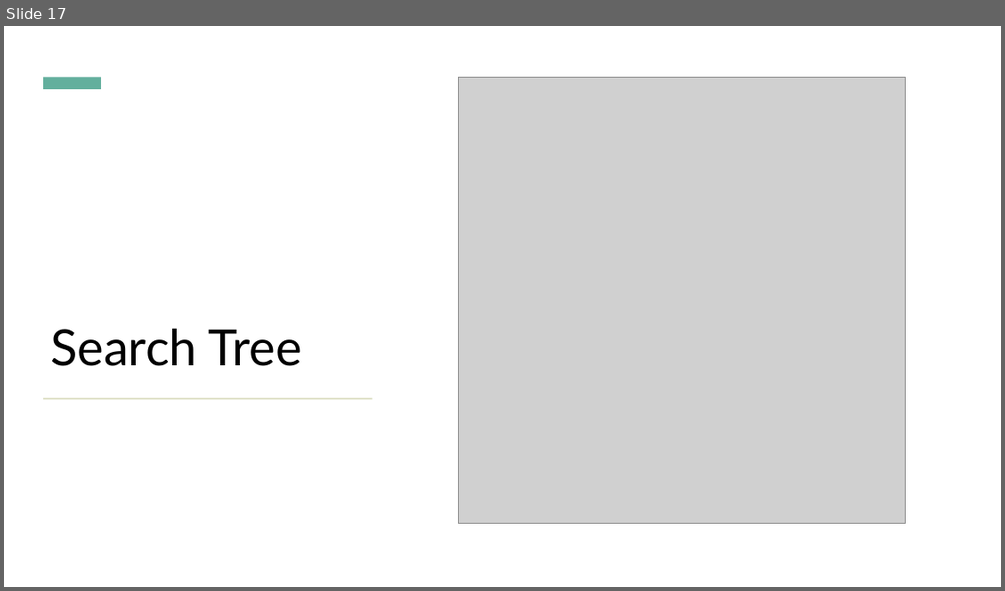
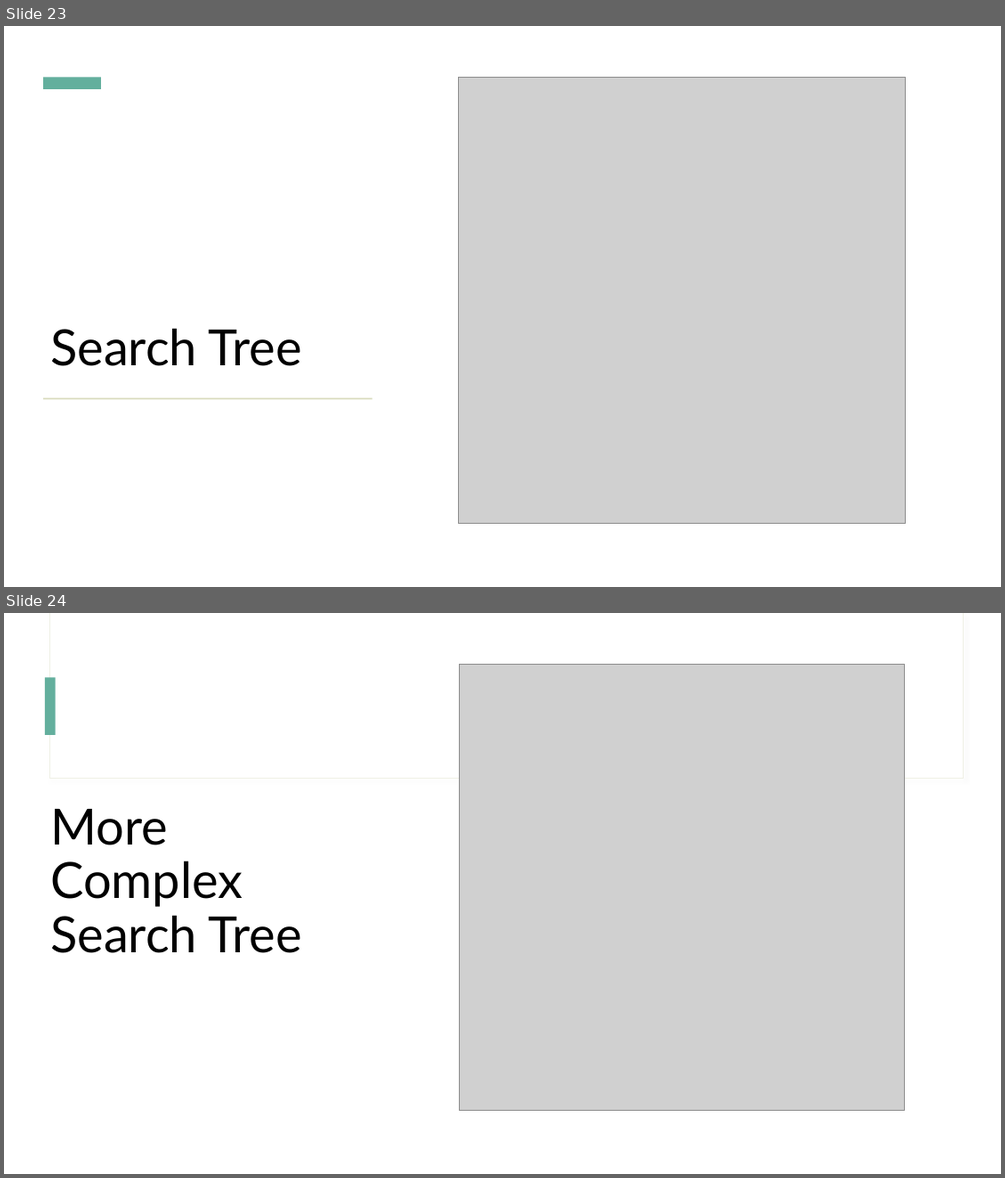
Before and after one commit to lauxpaux/Maze-Robotic-Path, a slide deck: AIAssignment2.pptx. Shown one above the other, each under a label of ours: slide 17 before the commit, slides 23 and 24 after it. The pictures are 1005x591 and 1005x1178 pixels, drawn with LibreOffice and Linux fonts; fonts in the diff are those of the drawing; grey boxes stand for pictures. Boxes give left, top, right and bottom in pixels: in the first picture for what was removed or moved away, otherwise in the second. Text is boxed around its words. In the diff, an @@ line names an element or a change of style, - is before the commit and + after.

Commit message:
Updated presentation
Added information for A* and BDF search methods

```diff
--- a/AIAssignment2.pptx
+++ b/AIAssignment2.pptx
@@ slide 24 added at (4,613,1001,1174), background #FFFFFF; not listed: 2 template elements that a slide beside it also shows @@
@@ picture added at (460,664,905,1111) @@
@@ rectangle added at (45,677,56,735), fill #63AF9D @@
@@ title added at (50,809,302,953), 48 pt, text #000000 @@
+More Complex Search Tree
@@ what was slide 17 is now slide 23 @@
```
Also in this commit, not shown: 2 slides changed, 10 other slides added, 4 slides removed.
